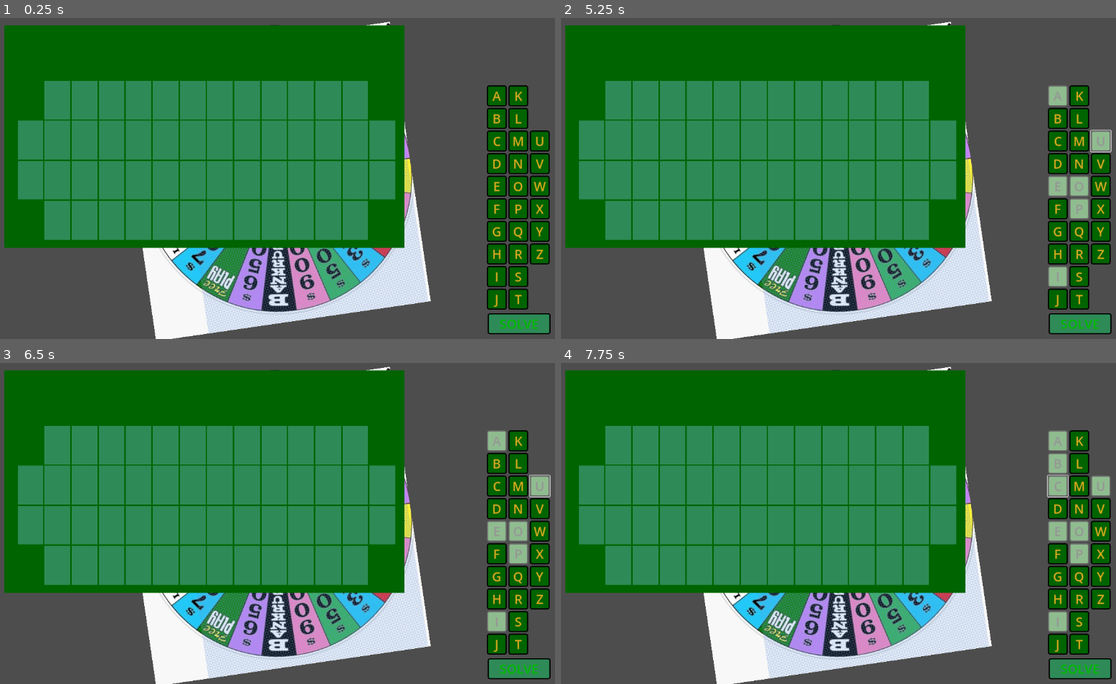
Above: before the commit, frames 1-4 (two rows, left to right).
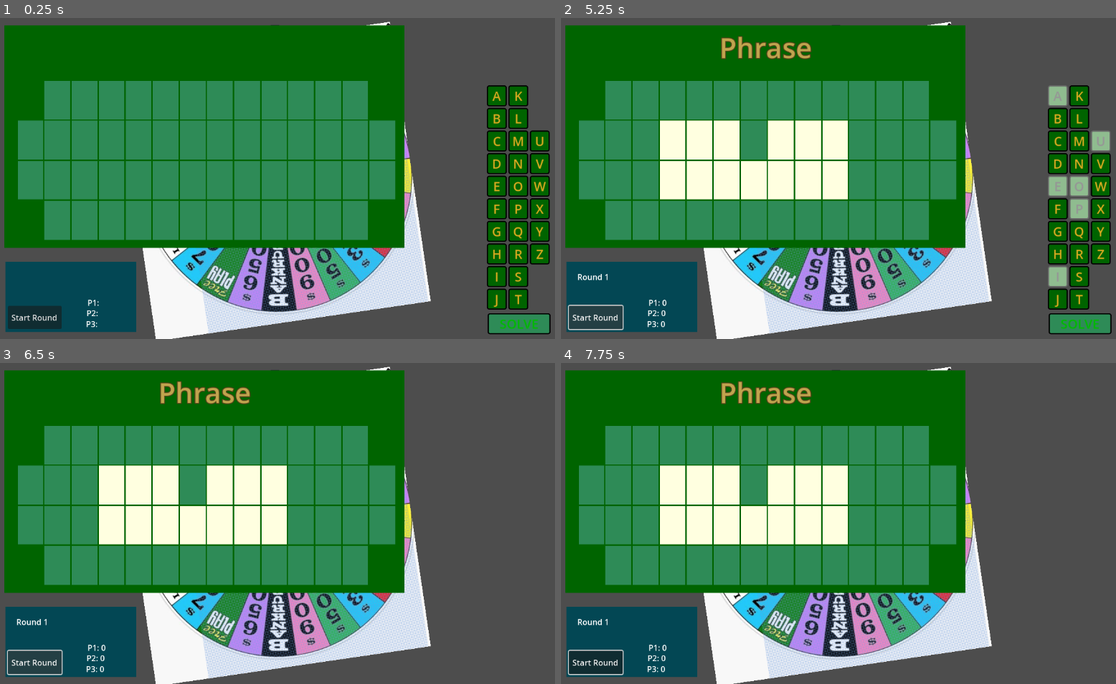
Above: after the commit, the same moments.

Repository: rsburke4/RoundThingOfRiches
Game: Godot game, scene res://MainScene/MainScene.tscn
Two runs of this game, one before a commit and one after it. Both use one fixed random seed, a clock stepped at 60 frames per second and the inputs below. The engine's default icon, where the game draws it, is replaced by a stand-in: a white triangle on a blue panel in a dark square.
Inputs (mouse positions are in pixels of both pictures, inside the frame that each line leads up to):
- Up to frame 1 (0.25 s): no input
- Up to frame 2 (5.25 s): click "A" at 0.5 s; click "E" at 1.25 s; click "I" at 2 s; click "O" at 2.75 s; click "P" at 3.5 s; click "U" at 4.25 s; click (594, 316) at 5 s, where only the run after the commit has a clickable "Start Round"
- Up to frame 3 (6.5 s): click (33, 661) at 5.75 s, where only the run after the commit has a clickable "Start Round"
- Up to frame 4 (7.75 s): click (1060, 462) at 6.5 s, where only the run before the commit has a clickable "B"; click (1060, 484) at 7.25 s, where only the run before the commit has a clickable "C"

The runs differ from the first frame. In frame 1, 5.1% of the frame differs, in the area x 0-25%, y 75-98%; in frame 2, 13%; in frame 3, 20%, in the area x 0-100%, y 5-99%; in frame 4, 20%.

Commit message:
added logic for turn-level game flow

Diff:
--- a/GuessTracker/guessButton.gd
+++ b/GuessTracker/guessButton.gd
@@ -51,6 +51,10 @@
 
 	button_mask = 0  # prevent the hidden button from responding to stray clicks
 
+func show_button():
+	set_pressed_no_signal(false)
+	button_mask = MOUSE_BUTTON_MASK_LEFT
+
 func _on_pressed():
 	disabled = true
 
--- a/GuessTracker/guessTracker.gd
+++ b/GuessTracker/guessTracker.gd
@@ -17,10 +17,12 @@
 				c.add_child(button_i)
 		else:  # some special things for the last column to keep it symmetric
 			for i in range(-2,8):
-				var button_i = create_button(char(start_ascii + i))
+				var button_i
 				if i < 0 or i > 5:
-					button_i.text = ""
+					button_i = create_button("")
 					button_i.hide_button()
+				else:
+					button_i = create_button(char(start_ascii + i))
 
 				c.add_child(button_i)
 
@@ -35,6 +37,8 @@
 	# used for game cues (no consonants/vowels left to guess)
 	if text in ["A","E","I","O","U"]:
 		vowels.append(b)
+	elif text == "":
+		pass
 	else:
 		consonants.append(b)
 
@@ -66,3 +70,12 @@
 func only_consonants():
 	for c in vowels:
 		c.disabled = true
+
+func hide_consonants():
+	for c in consonants:
+		c.hide_button()
+		# TODO - figure out how to hide text too
+
+func show_consonants():
+	for c in consonants:
+		c.show_button()
--- a/MainScene/MainScene.gd
+++ b/MainScene/MainScene.gd
@@ -3,7 +3,7 @@
 # TODO - create sonsolidated file containing all state enums?
 enum game {CONFIG, SETUP, PLAYING, END}
 enum round {START, PLAYING, END}
-enum turn {START, SPIN, GUESS, SOLVE, CONSONANT, VOWEL, END}
+enum turn {START, SPIN, GUESS, SOLVE, CORRECT, END}
 
 var total_scores = []
 var round_scores = []
@@ -11,11 +11,14 @@
 var current_player = 0
 var num_rounds = 3  # use a placeholder here until needed layers are ready
 var num_players = 3
+var guess_score = 0
 
 var GameState = game.CONFIG
 var RoundState = round.END
 var TurnState = turn.END
 var TurnState_prev  # only used when attempting to solve
+
+var tmp = 0
 
 # Called when the node enters the scene tree for the first time.
 func _ready():
@@ -93,10 +96,16 @@
 		for p in range(num_players):
 			round_scores[p] = 0
 
-		get_node("Puzzle").create_new_puzzle()
+		get_node("Puzzle").start_new_round()
+
+		# TODO - remove, this is just for testing
+		get_node("Tmp/P1score").text = "P1: " + str(round_scores[0])
+		get_node("Tmp/P2score").text = "P2: " + str(round_scores[1])
+		get_node("Tmp/P3score").text = "P3: " + str(round_scores[2])
 
 		# hide title screen, end round screen
 		# show start round screen: text = "Round " + current_round
+		get_node("Tmp/Label").text = "Round " + str(current_round + 1)
 		# TODO - adjust timer as needed
 		await get_tree().create_timer(1.0).timeout
 
@@ -106,13 +115,18 @@
 # a wrong letter or solution is guessed, a turn-ending space is landed on, or
 # the puzzle is solved correctly)
 func start_turn():
+	RoundState = round.PLAYING
+
 	if GameState == game.PLAYING and RoundState == round.PLAYING and TurnState == turn.END:
-		TurnState == turn.START
+		print("starting turn")
+		TurnState = turn.START
 
 		# TODO - highlight current player in scoring component
 
 		# hide start round screen
 		# show gameplay screen
+
+		get_node("WheelRoot/WheelPhysics").set_spin(false)
 
 		turn_state_machine()
 
@@ -120,36 +134,49 @@
 	# state machine will be called for many different states of TurnState, so first
 	# check that the game and round are both in "playing" state before worrying
 	# about the turn state
+	var wheel = get_node("WheelRoot/WheelPhysics")
+	var tracker = get_node("GameControl")
 	if GameState == game.PLAYING and RoundState == round.PLAYING:
 		if TurnState == turn.START:
+			print("State: Turn Start")
 			# each turn starts with a spin, so make that possible
-			TurnState == turn.SPIN
-
-			# enable wheel (can_spin = true)
-			# hide/diable guess tracker
+			TurnState = turn.SPIN
+
+			wheel.set_spin(true)
+			tracker.hide()  # hide/diable guess tracker
 		elif TurnState == turn.SPIN:
+			print("State: Turn Spin")
+
 			# wait for the player to spin and handle in callback
 			pass  # handled by wheel
 		elif TurnState == turn.GUESS:
+			print("State: Turn Guess")
 			# player must guess a letter or solve
 
-			# disable wheen (can_spin = false)
-			# show/enable guess tracker
-			pass
-		elif TurnState == turn.CONSONANT or TurnState == turn.VOWEL:
+			wheel.set_spin(false)
+			tracker.get_node("GuessTracker").show_consonants()  # enable/show consonants
+			tracker.get_node("GuessTracker").show()  # show tracker buttons
+			tracker.show()  # show/enable guess tracker
+		elif TurnState == turn.CORRECT:
+			print("State: Turn Post-guess")
 			# player must guess a vowel, solve, or spin
-			# different states are used here because the differentiation between
-			# type of guess is necessary in other functions
-
-			# disable/hide consonants
-			# enable wheel (can_spin = true)
+
+			tracker.get_node("GuessTracker").hide_consonants()  # disable/hide consonants
+			tracker.get_node("GuessTracker").show()  # show tracker buttons
+			wheel.set_spin(true)
 			pass
 		elif TurnState == turn.SOLVE:
+			print("State: Solve Attempt")
 			# player must enter a solution attempt, or cancel the attempt
 
-			# disable wheel (can_spin = false)
-			# disable/hide all letters in tracker ("cancel" button should stil be visible)
-			pass
+			wheel.set_spin(false)
+			tracker.get_node("GuessTracker").hide()
+		elif TurnState == turn.END:
+			print("State: Turn Over")
+
+			TurnState = turn.SPIN
+
+			start_turn()  # start turn for next player (incremented in end_turn())
 
 # defines what happens when a player's turn has ended (play passes to the next player)
 func end_turn():
@@ -158,7 +185,8 @@
 	# (wrong guess after a spin), "vowel" (wrong guess after a right guess), or
 	# "solving" (wrong solution guessed)
 	if GameState == game.PLAYING and RoundState == round.PLAYING and \
-		(TurnState in [turn.SPIN, turn.GUESS, turn.VOWEL, turn.SOLVE]):
+		(TurnState in [turn.SPIN, turn.GUESS, turn.CORRECT, turn.SOLVE]):
+			print("turn ended")
 			TurnState = turn.END
 
 			current_player = (current_player + 1) % num_players
@@ -171,7 +199,7 @@
 		RoundState = round.END
 
 		total_scores[current_player] = round_scores[current_player]  # update the score for winning player
-		# round scores are updated in start_new_round()
+		# round scores are reset in start_new_round()
 
 		# hide gameplay screen
 		# show end round screen: text = "Player " + current_player + " wins Round " + current_round "!"
@@ -194,42 +222,78 @@
 		# hide end round screen
 		# show game over screen: text = "Game Over: Player " + winner + " wins!"
 
+# defines how to update the player's score
+func update_score(count, is_vowel):
+	print("updating player score")
+	if count == -1:  # scoring for "bankrupt"
+		round_scores[current_player] = 0
+	elif guess_score == -2:  # scoring for "free-play": consonant = 500 (per), vowel = 0
+		if not is_vowel:
+			round_scores[current_player] += 500 * count
+	else:
+		if is_vowel:
+			round_scores[current_player] -= 250  # lose 250 total when buying vowel
+		else:
+			round_scores[current_player] += guess_score * count
+
+	# TODO - update score in scoring component
+	get_node("Tmp/P" + str(current_player + 1) + "score").text = \
+		"P" + str(current_player + 1) + ": " + str(round_scores[current_player])
+
 ## functions connected to built-in signals
-# TODO - connect to new game button on both **title and game over screens**
-func new_game_pressed():
+# TODO - connect to new game button on game over screen
+func play_again_pressed():
 	start_new_game()
+
+# TODO - connect to start game button on title screen
+func start_game_pressed():
+	print("starting game")
+	start_new_game()  # TODO - remove when testing is done
+	start_new_round()
 
 ## functions connected to custom signals
 func _on_wheel_stopped(value):
 	print("The value of the wheel is: " + str(value))
 
+	if tmp == 5:
+		value = -1
+
 	if value == -1:  # bankrupt
-		round_scores[current_player] = 0
-		# TODO: update score for current_player in score component
+		# TODO - work on the logic here...
+		print("Bankrupt")
+		update_score(-1, false)
 		end_turn()
 	elif value == -2:  # free play
-		value = 500  # 0 if vowel
+		print("Free Play")
+		TurnState = turn.GUESS
+		guess_score = -2  # use this in scoring calculation
+		turn_state_machine()
 		# TODO - work on the logic here...
 	elif value == -3:  # lose a turn
+		print("Lose a turn")
 		end_turn()
 	else:
 		TurnState = turn.GUESS
+		guess_score = value
+		tmp+=1
 		turn_state_machine()
 
 func _on_guess_complete(c,g):
-	if c == 0:
+	if c == 0 and guess_score != -2:  # second condition prevents turn from ending if free play was landed on
 		print("Incorrect guess. Next player's turn.")
 		end_turn()
 	else:
 		print("Count of letter " + g + ": " + str(c))
+		TurnState = turn.CORRECT
+		var is_vowel = false
 
 		if g in ["A","E","I","O","U"]:
 			print("Vowel guessed")
-			TurnState = turn.VOWEL
 			c = 1
+			is_vowel = true
 			# TODO - handle scoring for vowels
-		else:
-			TurnState = turn.CONSONANT
+
+		update_score(c, is_vowel)
 
 		turn_state_machine()
 
--- a/MainScene/MainScene.tscn
+++ b/MainScene/MainScene.tscn
@@ -35,3 +35,51 @@
 [node name="Puzzle" parent="." instance=ExtResource("3_sr3qk")]
 position = Vector2(28, 477)
 scale = Vector2(0.7, 0.7)
+
+[node name="Tmp" type="ColorRect" parent="."]
+offset_left = 30.0
+offset_top = 954.0
+offset_right = 293.0
+offset_bottom = 1096.0
+color = Color(0.0117647, 0.278431, 0.329412, 1)
+
+[node name="Label" type="Label" parent="Tmp"]
+layout_mode = 0
+offset_left = 22.0
+offset_top = 19.0
+offset_right = 245.0
+offset_bottom = 70.0
+
+[node name="Button" type="Button" parent="Tmp"]
+layout_mode = 0
+offset_left = 5.0
+offset_top = 89.0
+offset_right = 113.0
+offset_bottom = 136.0
+text = "Start Round"
+
+[node name="P1score" type="Label" parent="Tmp"]
+layout_mode = 0
+offset_left = 165.0
+offset_top = 71.0
+offset_right = 205.0
+offset_bottom = 94.0
+text = "P1:"
+
+[node name="P2score" type="Label" parent="Tmp"]
+layout_mode = 0
+offset_left = 163.0
+offset_top = 92.0
+offset_right = 203.0
+offset_bottom = 118.0
+text = "P2:"
+
+[node name="P3score" type="Label" parent="Tmp"]
+layout_mode = 0
+offset_left = 162.0
+offset_top = 114.0
+offset_right = 202.0
+offset_bottom = 140.0
+text = "P3:"
+
+[connection signal="pressed" from="Tmp/Button" to="." method="start_game_pressed"]
--- a/Puzzle/Puzzle.gd
+++ b/Puzzle/Puzzle.gd
@@ -33,6 +33,10 @@
 	if Input.is_action_just_pressed("enter_press") and State in [PuzzleConst.STATE_EMPTY, PuzzleConst.STATE_GAMEOVER]:
 		tiles_used = create_new_puzzle()
 		State = PuzzleConst.STATE_PLAYING
+
+func start_new_round():
+	tiles_used = create_new_puzzle()
+	State = PuzzleConst.STATE_PLAYING
 
 func create_new_puzzle():
 	reset_puzzle()
@@ -157,7 +161,7 @@
 					tile.change_state(TileConst.STATE_HIDDEN, cur_line[i])
 
 					# show any punctuation that may be used
-					if cur_line[i] in ["-", "'", "&"]:
+					if cur_line[i] in ["-", "'", "&", ".", "?", "!"]:
 						tile.change_state(TileConst.STATE_HIGHLIGHT)
 						tile.change_state(TileConst.STATE_SHOW)
 					else:
--- a/Wheel/WheelPhysics.gd
+++ b/Wheel/WheelPhysics.gd
@@ -16,7 +16,7 @@
 
 # Called when the node enters the scene tree for the first time.
 func _ready():
-	can_spin = true
+	can_spin = false
 	input_pickable = true
 	just_stopped = false
 	#Set up colliders for all wheel sections
@@ -36,6 +36,7 @@
 			landed_value = landed_node.name.get_slice("WheelSection", 1)
 			just_stopped = false
 			angular_velocity = 0.0
+			print("spin finished")
 			landed_on_value.emit(wheel_choices[int(landed_value)-1])
 	#This is a placeholder. For now, can_spin allows
 	#infinite spins, but this should also factor gamestate in
@@ -54,6 +55,13 @@
 	var puzzle = get_node(nodePath)
 	puzzle.guess_complete.connect(_on_guess_over)
 
+# TODO - not sure if this is the best way to do this, but need to control if wheel can spin or not
+func set_spin(b):
+	can_spin = b
+
+func set_just_stopped(b):
+	just_stopped = b
+
 func _on_decision_area_area_shape_entered(area_rid, area, area_shape_index, local_shape_index):
 	landed_node = area.get_parent()
 
